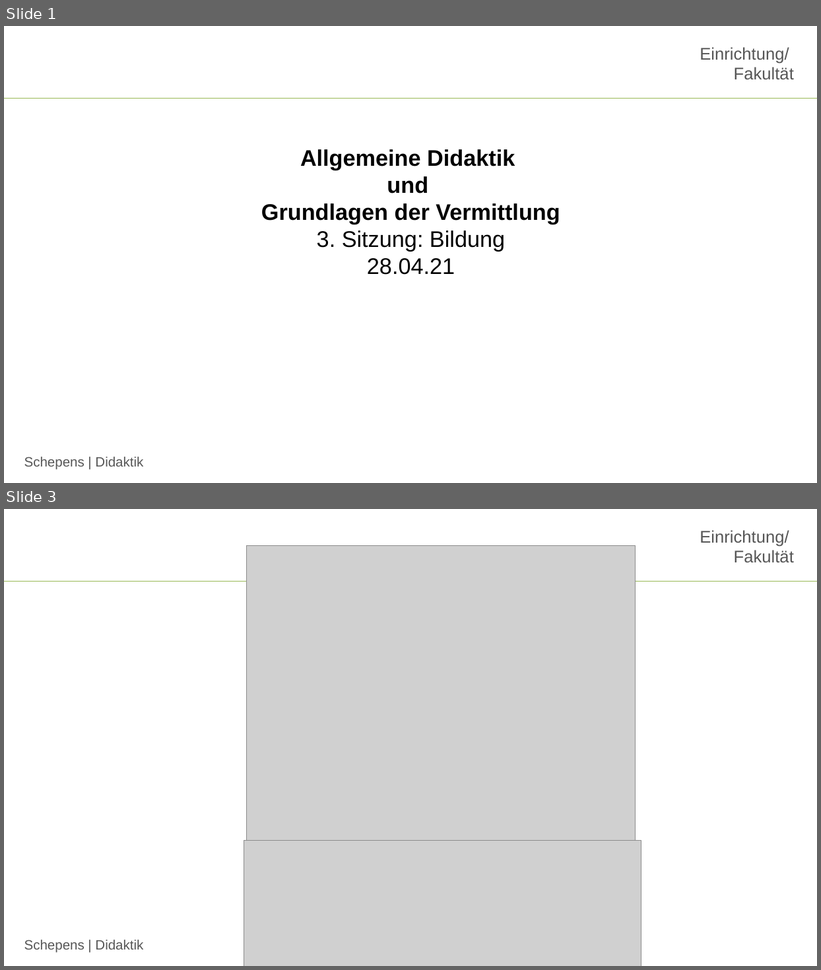
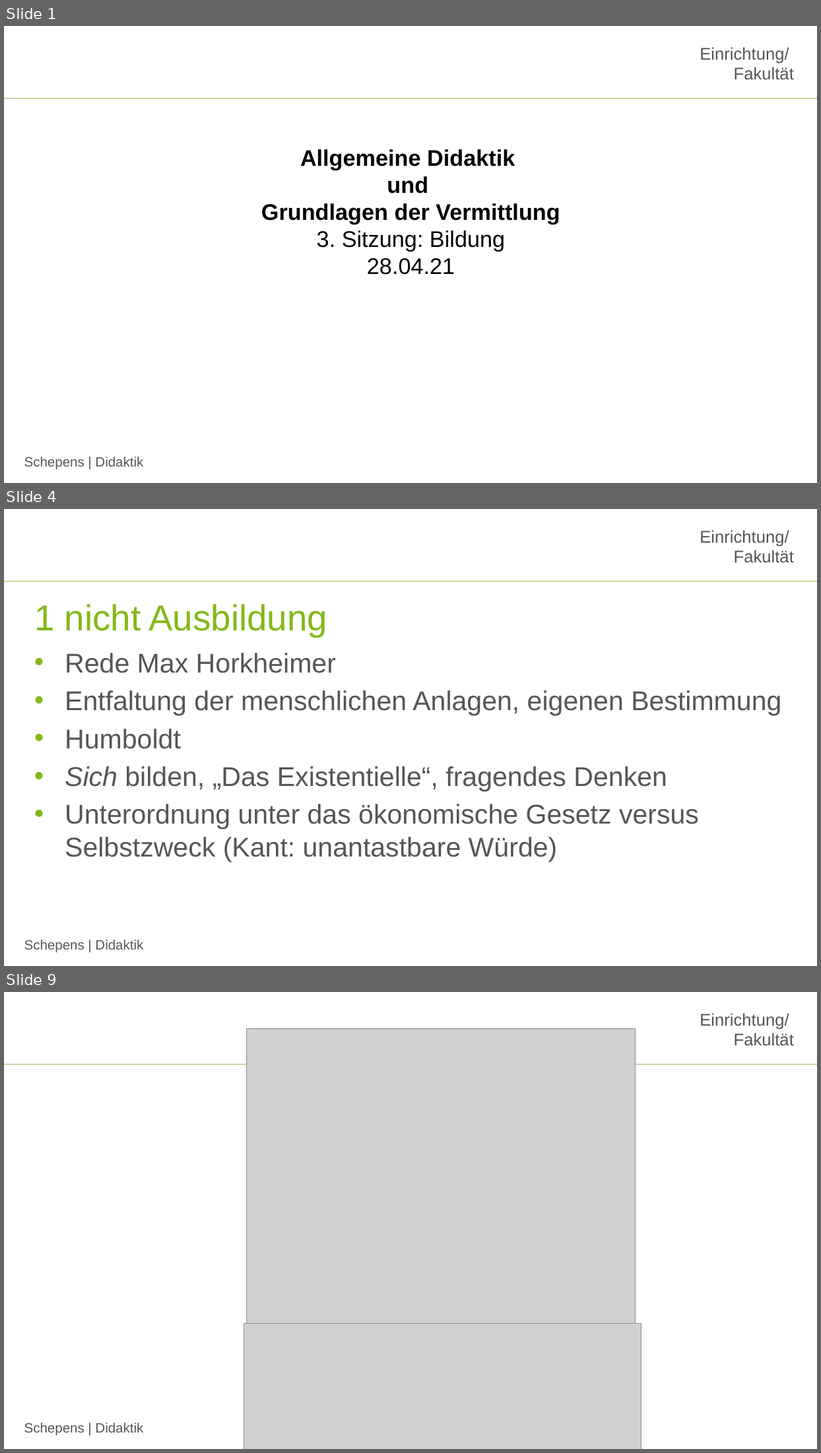
Before and after one commit to jobschepens/didakt22, a slide deck: folien/week3.pptx. Shown one above the other, each under a label of ours: slides 1 and 3 before the commit, slides 1, 4 and 9 after it; the slides between them are not shown. The pictures are 821x970 and 821x1453 pixels, drawn with LibreOffice and Linux fonts; fonts in the diff are those of the drawing; grey boxes stand for pictures; background and template pictures are left out. Boxes give left, top, right and bottom in pixels: in the first picture for what was removed or moved away, otherwise in the second. Text is boxed around its words. In the diff, an @@ line names an element or a change of style, - is before the commit and + after.

```diff
--- a/folien/week3.pptx
+++ b/folien/week3.pptx
@@ slide 4 added at (4, 509, 817, 966), background #FFFFFF; not listed: 3 template elements that a slide beside it also shows @@
@@ title added at (34, 604, 327, 637), 32 pt, text #84B818 @@
+1 nicht Ausbildung
@@ text added at (65, 653, 781, 862), 24 pt, text #565656 @@
+• Rede Max Horkheimer
+• Entfaltung der menschlichen Anlagen, eigenen Bestimmung
+• Humboldt
+• Sich bilden, „Das Existentielle“, fragendes Denken
+• Unterordnung unter das ökonomische Gesetz versus Selbstzweck (Kant: unantastbare Würde)
@@ what was slide 3 is now slide 9 @@
```
Also in this commit, not shown: 1 slide changed, 6 other slides added, 2 slides removed.
